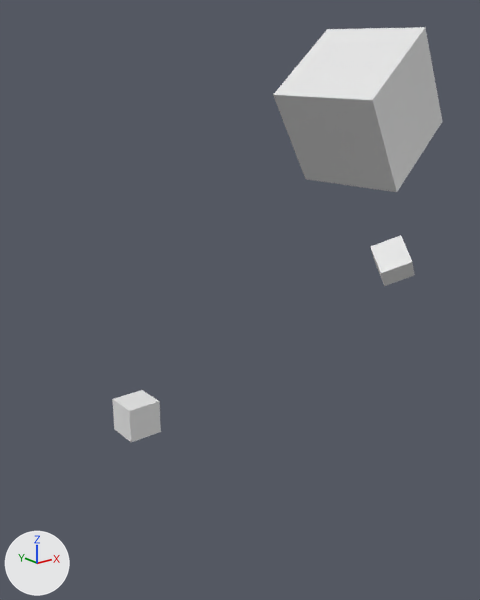
Renders of the glTF model suite_scene/working/gltf/scaled_cube/scaled_cube.gltf from each side of a commit.
Rendered twice from a 50 mm camera at (-17.5, -31.7, 18.3) aimed at (8.0, 0.2, 5.5). Every picture has the same lights, and +X, +Y and +Z are marked at lower left. The older version comes first. Where no turn or scale is listed for an object, it has been applied to the vertices.
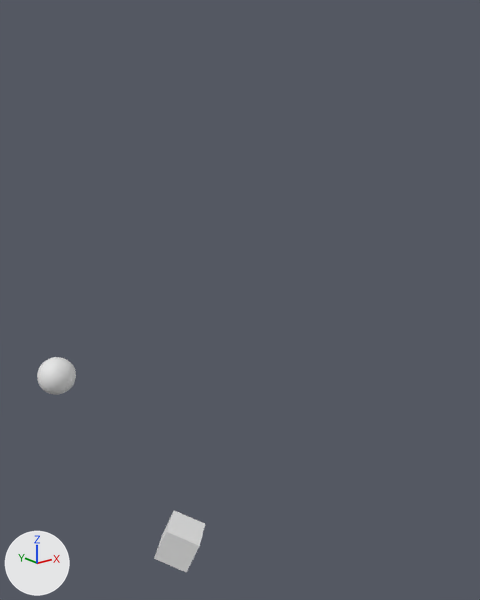
ob_empty is not drawn itself; it is the parent of ob_cube.

What differs and where, as boxes [x1, y1, x2, y2] in the pictures (480 x 600 px):
'Cube', moved, turned, rescaled
    before: [273, 27, 443, 192]
    after: [154, 510, 205, 573]
'Cube.002', deleted
    before: [113, 390, 161, 442]
'Cube.001', deleted
    before: [370, 235, 415, 286]
'Sphere', added
    after: [37, 357, 76, 395]

The change, as a list of edits to the scene's bpy script:
```text
Add me_sphere:
    me_sphere.from_pydata(...)  # a UV sphere (32 segments, 16 rings, poles along y) spanning x -1.0..1.0, y -1.0..1.0, z -1.0..1.0
Change ob_empty:
    ob_empty.rotation_euler: (1.027, -0.755, 1.226) -> (0.0, 0.0, 0.0)  # degrees (59, -43, 70) -> degrees (0, 0, 0)
    ob_empty.location: (9.268, 0.0, 4.629) -> (0.0, 0.0, 7.857)
Change ob_cube:
    ob_cube.scale: (3.82, 3.82, 3.82) -> (1.0, 1.0, 1.0)
    ob_cube.location: (12.13, 0.0, 11.17) -> (0.0, -4.299, -14.08)
    ob_cube.rotation_euler: (0.82, 0.0, 1.257) -> (-1.169, 0.0, 0.785)  # degrees (47, 0, 72) -> degrees (-67, 0, 45)
Remove ob_cube_001:
    ob_cube_001 = bpy.data.objects.new('Cube.001', me_cube_001)
    ob_cube_001.location = (15.58, -5.74, 8.1)
Remove ob_cube_002:
    ob_cube_002 = bpy.data.objects.new('Cube.002', me_cube_002)
    ob_cube_002.location = (0.0, 0.0, 0.0)
Add ob_sphere:
    ob_sphere = bpy.data.objects.new('Sphere', me_sphere)
    ob_sphere.location = (-4.69, 0.0, 3.85)
```
